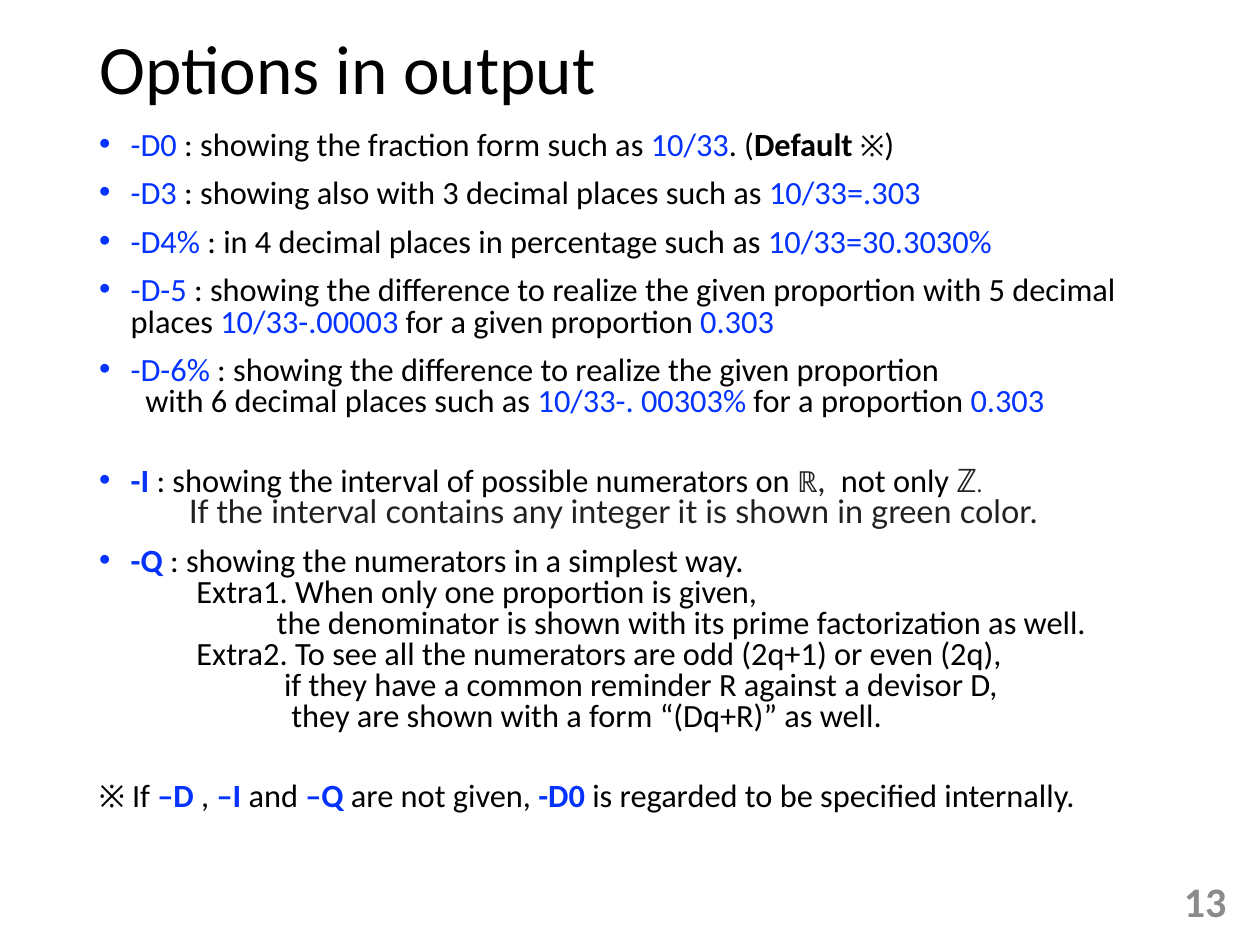
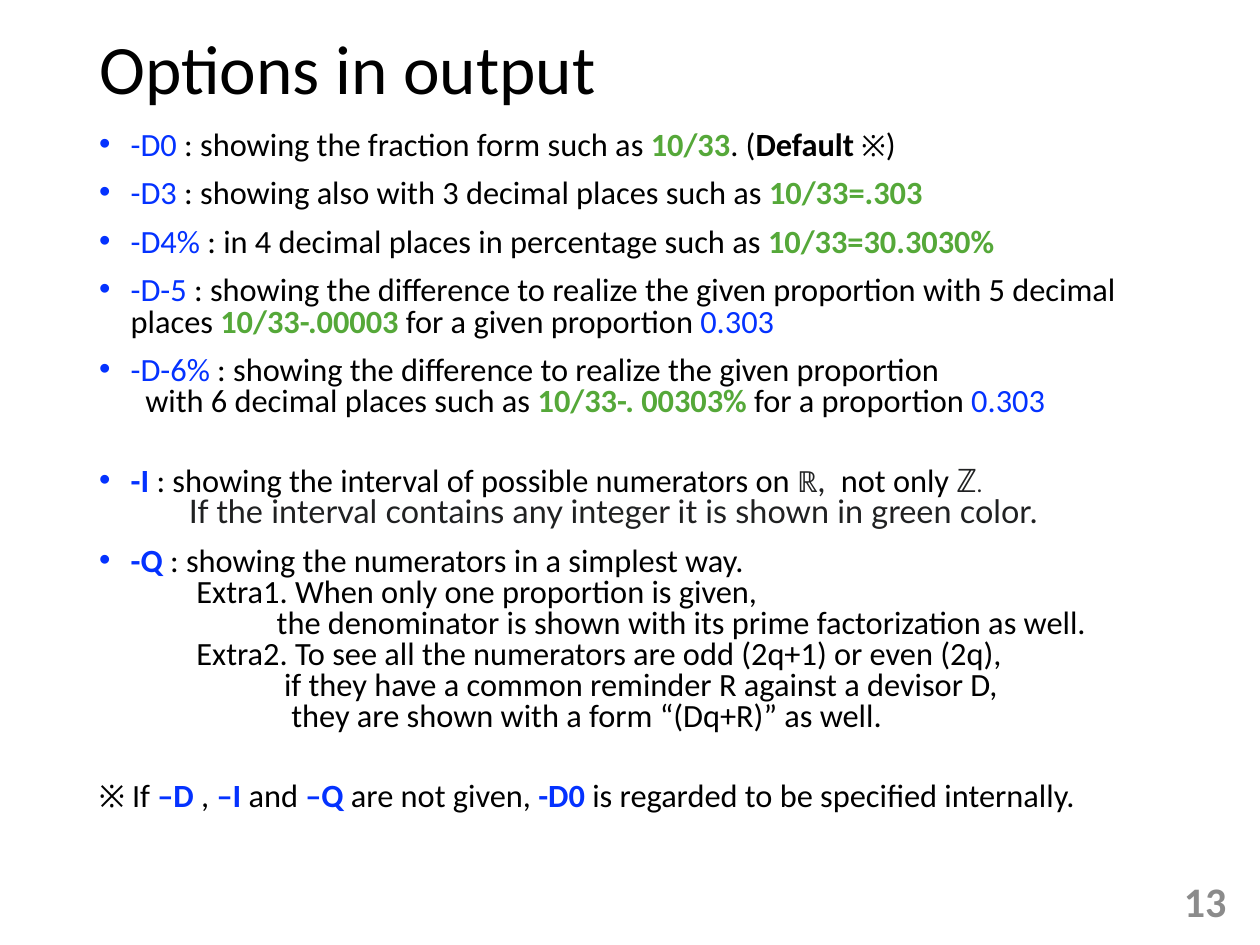
Before and after one commit to tulamili/App-denomfind, a slide deck: slide 13 of docs2/manipulation221022sat.pptx. Drawn at 1260x945 pixels with LibreOffice and Linux fonts; fonts in the diff are those of the drawing. Boxes give left, top, right and bottom in pixels: in the first picture for what was removed or moved away, otherwise in the second. Text is boxed around its words. In the diff, an @@ line names an element or a change of style, - is before the commit and + after.

Commit message:
manipulation221022sat.pptx 13ページで色を変えた。画面に出力する部分の文字列について。

```diff
--- a/docs2/manipulation221022sat.pptx
+++ b/docs2/manipulation221022sat.pptx
@@ text at bbox=[131, 132, 1115, 418]: text colour #0432FF to #55A839, bold on in "10/33.", "10/33=.303", "10/33=30.3030%", "10/33-.00003" and 1 more places @@
```
